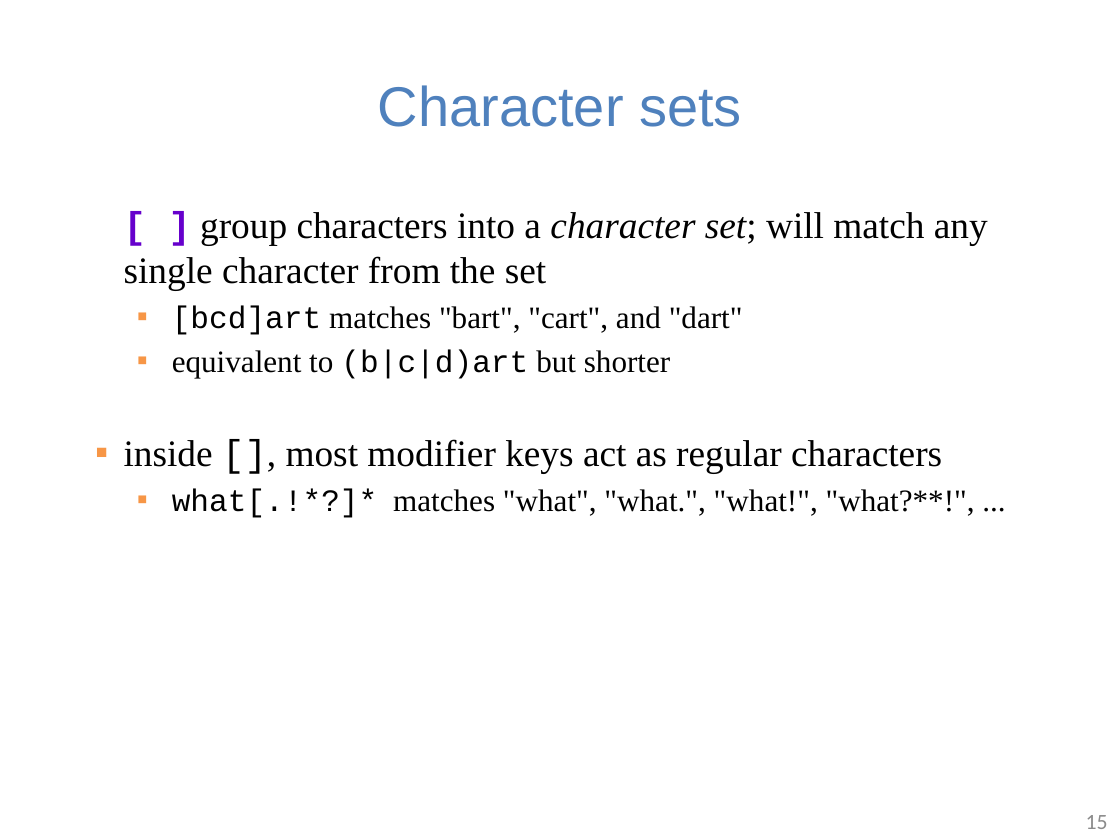
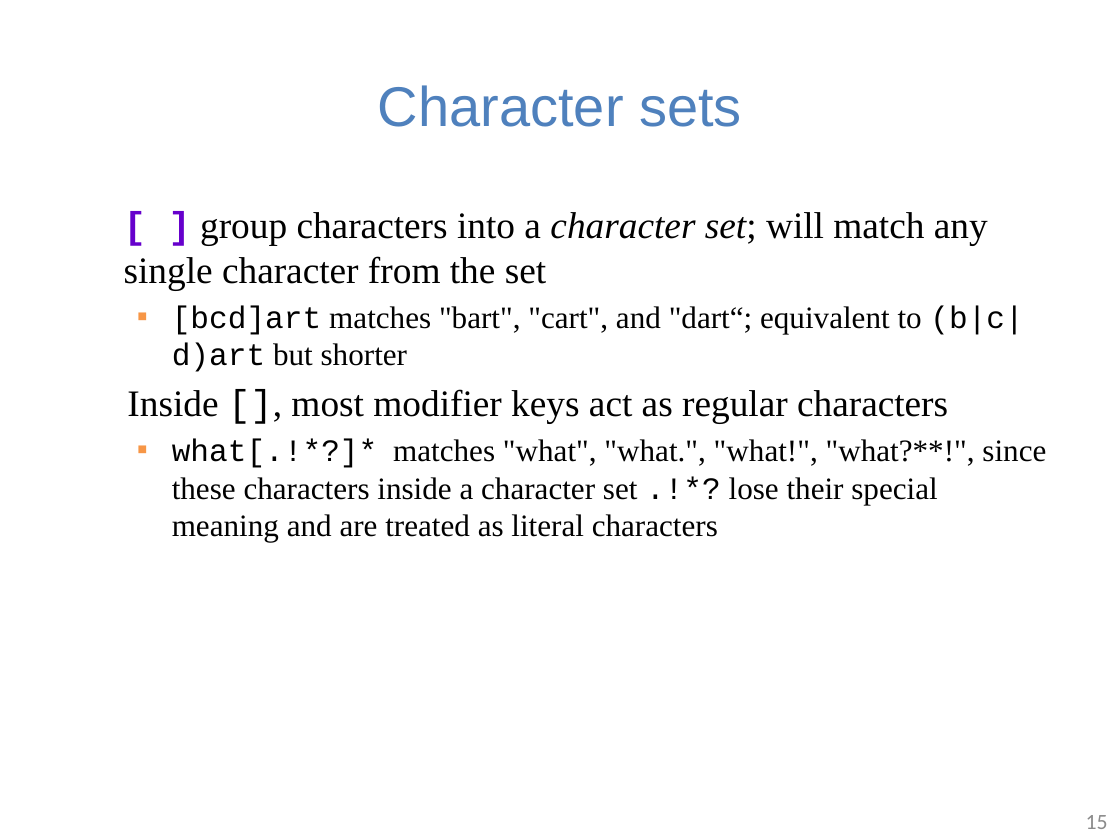
Before and after one commit to guhofstra/CSC111Fa25, a slide deck: slide 15 of PPTs/Lecture 4-string in java.pptx. Drawn at 1120x840 pixels with LibreOffice and Linux fonts; fonts in the diff are those of the drawing. Boxes give left, top, right and bottom in pixels: in the first picture for what was removed or moved away, otherwise in the second. Text is boxed around its words. In the diff, an @@ line names an element or a change of style, - is before the commit and + after.

```diff
--- a/PPTs/Lecture 4-string in java.pptx
+++ b/PPTs/Lecture 4-string in java.pptx
@@ text at (x1=127, y1=306, x2=1046, y2=542): text changed @@
-  ▪ [bcd]art matches "bart", "cart", and "dart"
-  ▪ equivalent to (b|c|d)art but shorter
-▪ inside [], most modifier keys act as regular characters
-  ▪ what[.!*?]* matches "what", "what.", "what!", "what?**!", ...
+  ▪ [bcd]art matches "bart", "cart", and "dart“; equivalent to (b|c|d)art but shorter
+Inside [], most modifier keys act as regular characters
+  ▪ what[.!*?]* matches "what", "what.", "what!", "what?**!", since these characters inside a character set .!*? lose their special meaning and are treated as literal characters
```
Also in this commit, not shown: 2 other slides changed, 3 slides added, 2 other files.
